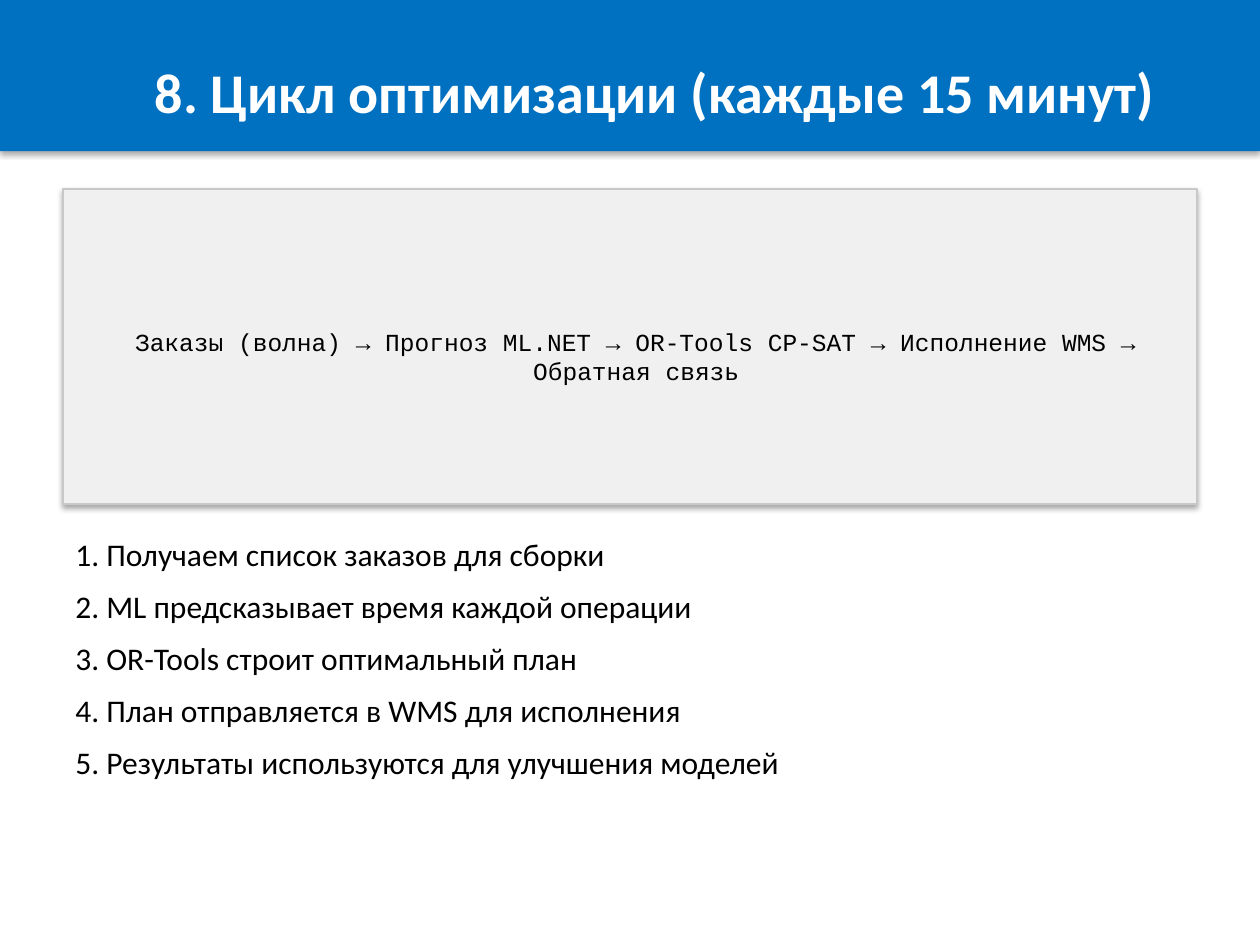
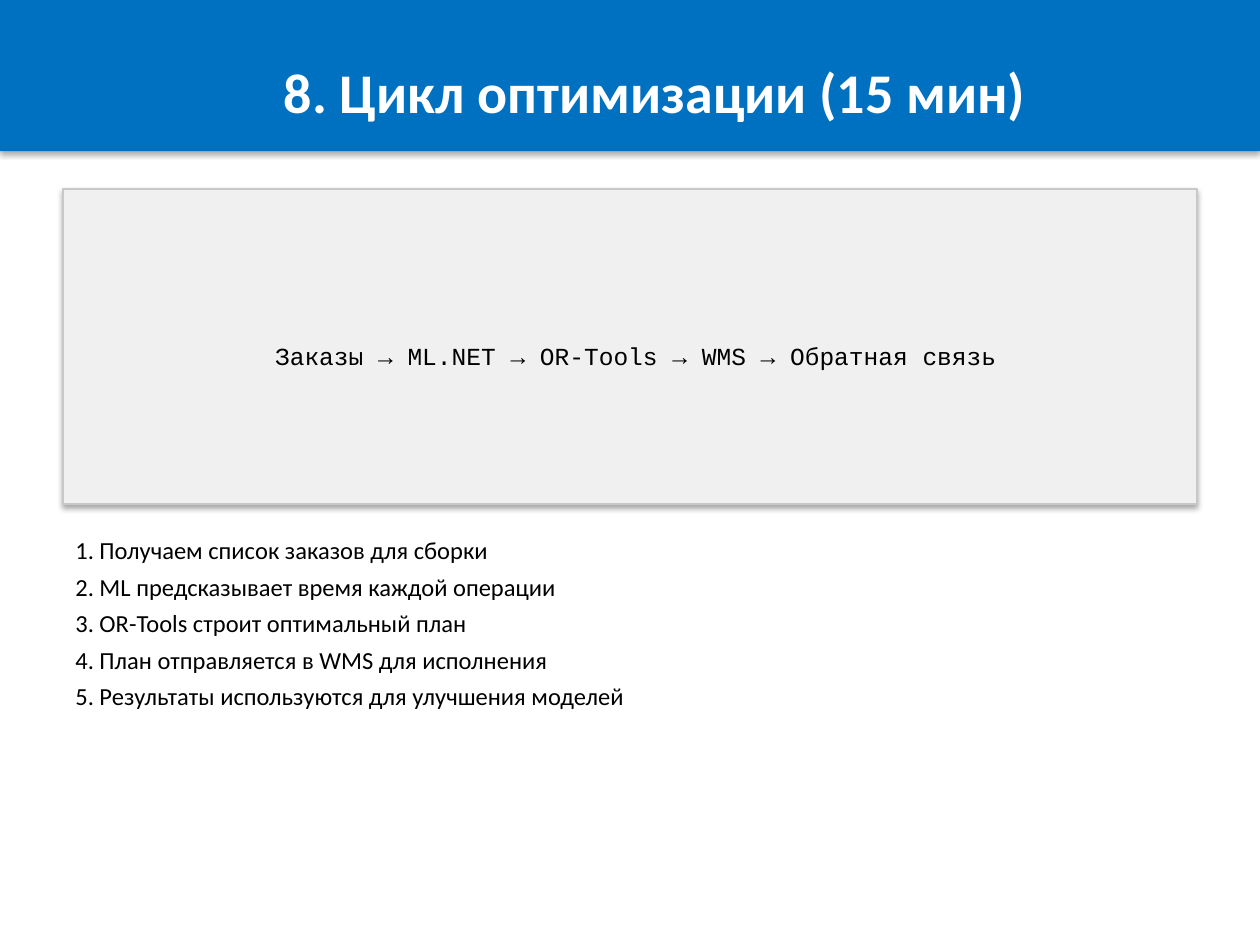
Before and after one commit to OnicaIon/WMSOpti, a slide deck: slide 9 of docs/WMS_Buffer_Optimization.pptx. Drawn at 1260x945 pixels with LibreOffice and Linux fonts; fonts in the diff are those of the drawing. Boxes give left, top, right and bottom in pixels: in the first picture for what was removed or moved away, otherwise in the second. Text is boxed around its words. In the diff, an @@ line names an element or a change of style, - is before the commit and + after.

Commit message:
Fix presentation: reduce font size, shorten long texts

```diff
--- a/docs/WMS_Buffer_Optimization.pptx
+++ b/docs/WMS_Buffer_Optimization.pptx
@@ text in rectangle at [284,71,1025,122]: text changed @@
-8. Цикл оптимизации (каждые 15 минут)
+8. Цикл оптимизации (15 мин)
@@ text in rectangle at [275,347,997,370]: text changed @@
-Заказы (волна) → Прогноз ML.NET → OR-Tools CP-SAT → Исполнение WMS → Обратная связь
+Заказы → ML.NET → OR-Tools → WMS → Обратная связь
@@ text "1. Получаем список заказов для ..." at [75,542,623,709]: size 18 to 14 pt; less space between paragraphs @@
```
Also in this commit, not shown: 9 other slides changed, 1 other file.
